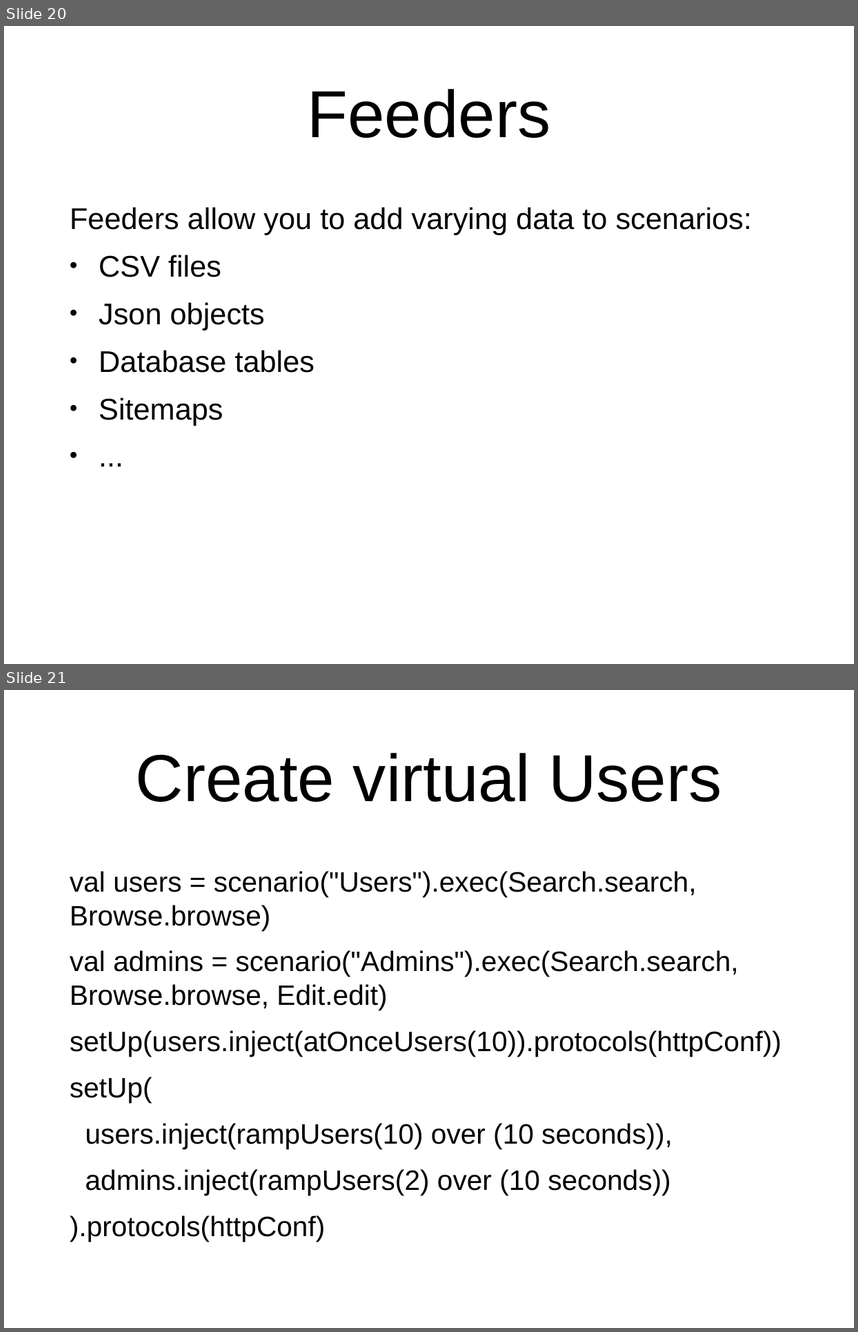
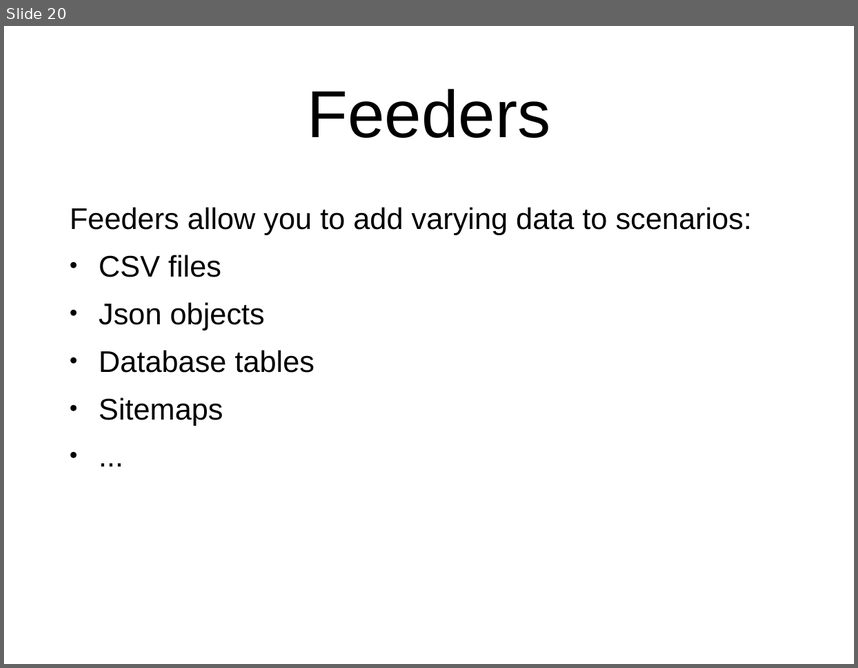
Before and after one commit to stephanrauh/Gatling-Load-Tests, a slide deck: LoadTestWithGatling.pptx. Shown one above the other, each under a label of ours: slides 20 and 21 before the commit, slide 20 after it. The pictures are 858x1332 and 858x668 pixels, drawn with LibreOffice and Linux fonts; fonts in the diff are those of the drawing. Boxes give left, top, right and bottom in pixels: in the first picture for what was removed or moved away, otherwise in the second. Text is boxed around its words. In the diff, an @@ line names an element or a change of style, - is before the commit and + after.

```diff
--- a/LoadTestWithGatling.pptx
+++ b/LoadTestWithGatling.pptx
@@ slide 21 removed at <box>4,690,854,1328</box>, background #FFFFFF @@
@@ title removed at <box>136,753,722,802</box> @@
-Create virtual Users
@@ text removed at <box>70,871,782,1241</box> @@
-val users = scenario("Users").exec(Search.search, Browse.browse)
-val admins = scenario("Admins").exec(Search.search, Browse.browse, Edit.edit)
-setUp(users.inject(atOnceUsers(10)).protocols(httpConf))
-setUp(
-users.inject(rampUsers(10) over (10 seconds)),
-admins.inject(rampUsers(2) over (10 seconds))
-).protocols(httpConf)
```
Also in this commit, not shown: 3 slides changed.
